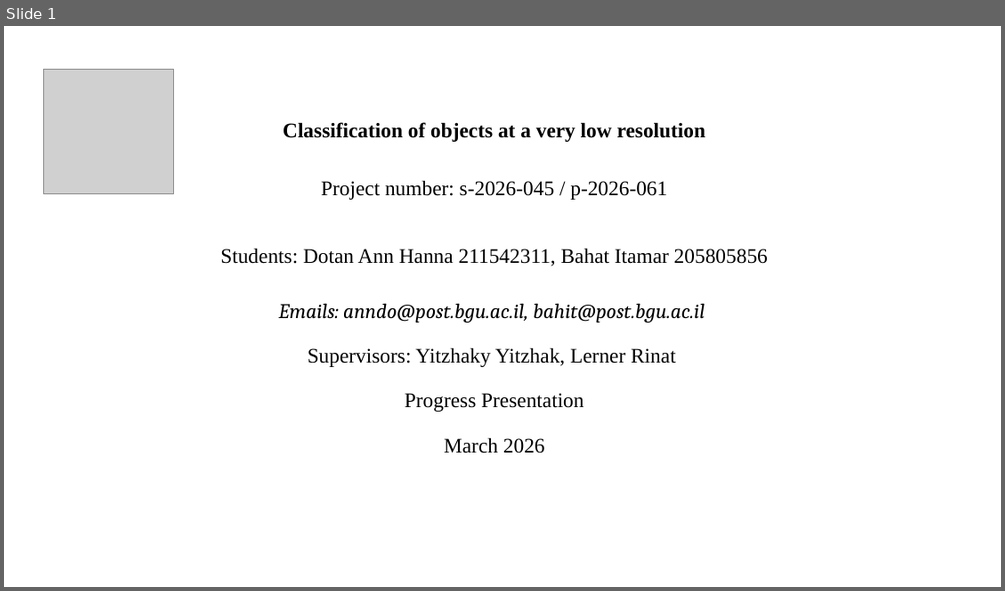
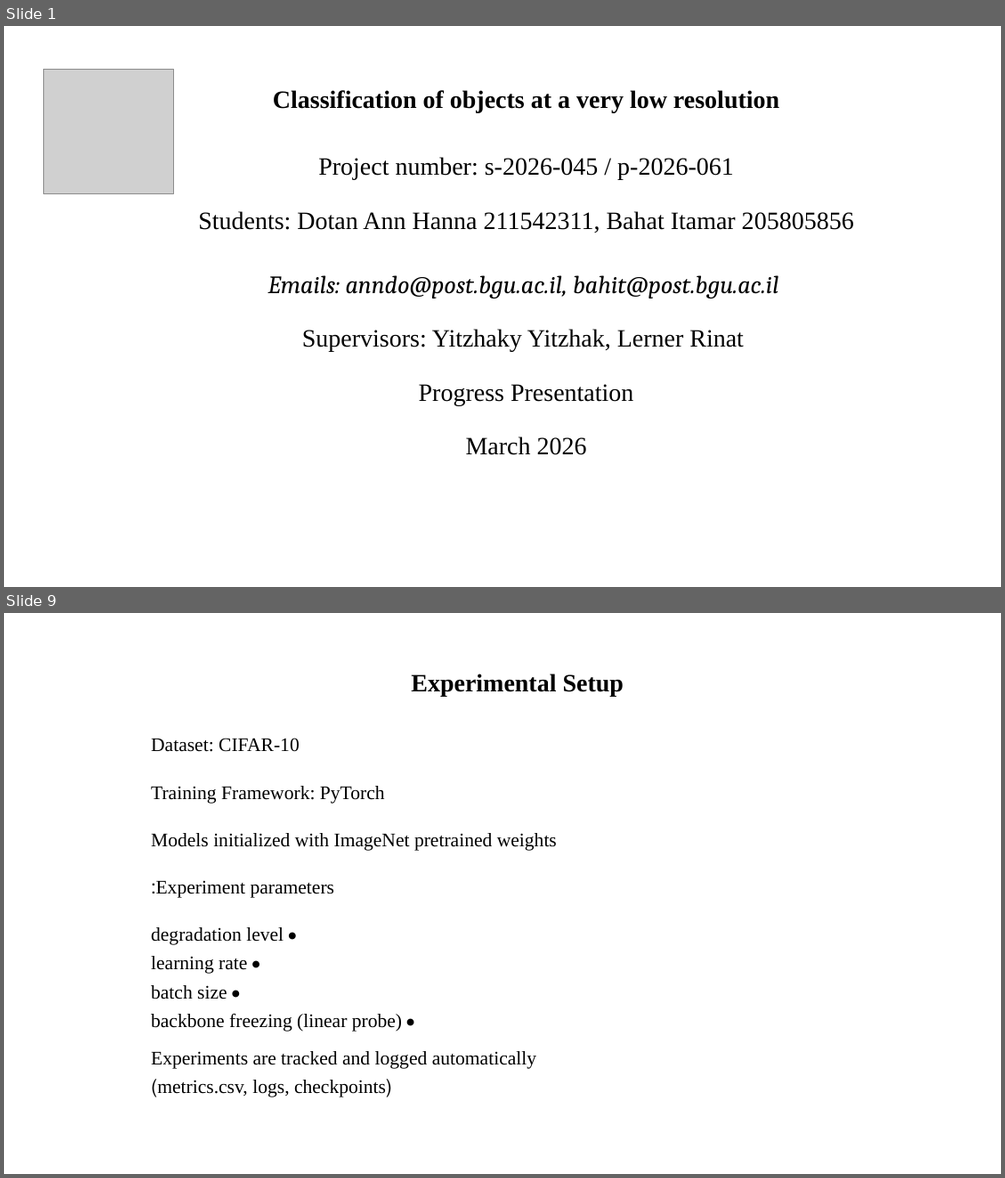
Before and after one commit to itamarbahat/NewFinalProject, a slide deck: docs/Progress_Presentation.pptx. Shown one above the other, each under a label of ours: slide 1 before the commit, slides 1 and 9 after it; the slides between them are not shown. The pictures are 1005x591 and 1005x1178 pixels, drawn with LibreOffice and Linux fonts; fonts in the diff are those of the drawing; grey boxes stand for pictures. Boxes give left, top, right and bottom in pixels: in the first picture for what was removed or moved away, otherwise in the second. Text is boxed around its words. In the diff, an @@ line names an element or a change of style, - is before the commit and + after.

Commit message:
Added experiment plots and degradation visualization for progress presentation

```diff
--- a/docs/Progress_Presentation.pptx
+++ b/docs/Progress_Presentation.pptx
@@ slide 9 added at (x1=4, y1=613, x2=1001, y2=1174), background #FFFFFF @@
@@ subtitle added at (x1=411, y1=674, x2=623, y2=697), 24 pt, text #000000, bold @@
+Experimental Setup
@@ text added at (x1=151, y1=738, x2=557, y2=1097), 18.5 pt, text #000000 @@
+Dataset: CIFAR-10
+Training Framework: PyTorch
+Models initialized with ImageNet pretrained weights
+Experiment parameters:
+• degradation level
+• learning rate
+• batch size
+• backbone freezing (linear probe)
+Experiments are tracked and logged automatically
+(metrics.csv, logs, checkpoints)
@@ slide 1 changed as well @@
@@ subtitle "Classification of objects at a ..." moved from (x1=220, y1=122, x2=768, y2=453) to (x1=198, y1=90, x2=854, y2=455) @@
@@ subtitle "Classification of objects at a ..." at (x1=198, y1=90, x2=854, y2=455): size 20 to 24 pt @@
```
Also in this commit, not shown: 13 other slides added, 10 slides removed, 8 other files.
